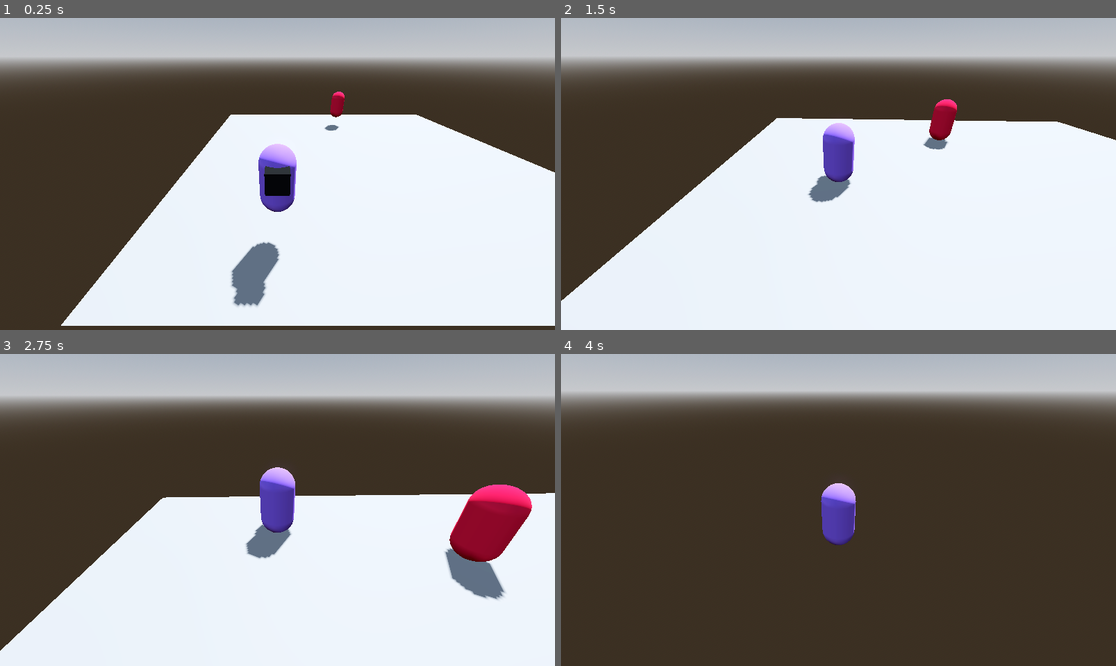
Above: before the commit, frames 1-4 (two rows, left to right).
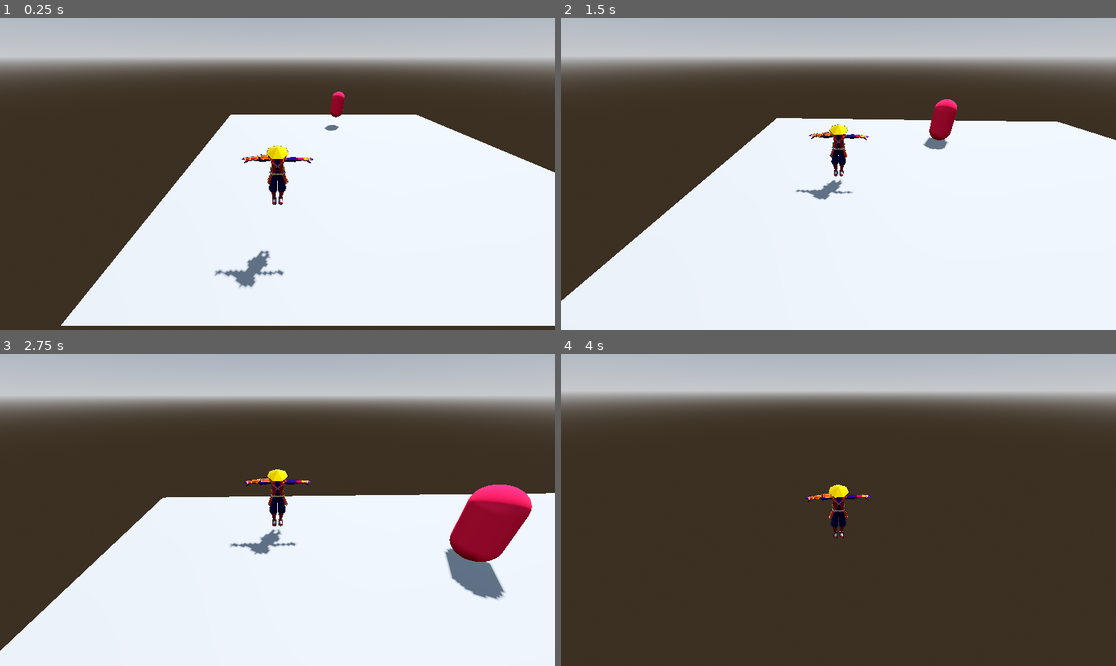
Above: after the commit, the same moments.

Repository: badihaki/samurai-jam
Game: Godot game, scene res://Level/test_room.tscn
Same seed, same stepped clock (60 frames per second), same inputs: the game is played once before the commit and once after it.
Inputs (mouse positions are in pixels of both pictures, inside the frame that each line leads up to):
- Up to frame 1 (0.25 s): no input
- Up to frame 2 (1.5 s): tap Enter (ui_accept) at 0.5, 0.77 s; move the mouse to (866, 174) at 0.52 s; hold W (move_forward) from 0.53 s (still down); click (866, 174) at 0.6 s; move the mouse to (810, 174) at 1.27 s; tap Space (dash) at 1.35 s
- Up to frame 3 (2.75 s): keep holding W (move_forward); tap Enter (ui_accept) at 1.52 s; move the mouse to (288, 503) at 2.02 s; hold F from 2.03 s (still down)
- Up to frame 4 (4 s): keep holding W (move_forward); move the mouse to (832, 516) at 2.77 s; release F at 2.78 s; click (832, 516) at 2.85 s; tap Enter (ui_accept) at 3.02, 3.77 s; move the mouse to (877, 513) at 3.52 s; tap Space (dash) at 3.6 s

The runs differ from the first frame. In frame 1, 2.3% of the frame differs, in the area x 38-57%, y 40-93%; in frame 2, 1.3%; in frame 3, 1.6%; in frame 4, 1.1%.
Error after the commit: Invalid assignment of property or key 'process_mode' with value of type 'int' on a base object of type 'null instance'. (res://Player/Scripts/player.gd:37)

Commit message:
updated player with graphics

Diff:
--- a/Enemies/Grunt/grunt.tscn
+++ b/Enemies/Grunt/grunt.tscn
@@ -28,6 +28,4 @@
 
 [node name="Hurtbox" parent="." node_paths=PackedStringArray("health_component") instance=ExtResource("3_vcysn")]
 transform = Transform3D(1.13701, 0, 0, 0, 1.13701, 0, 0, 0, 1.13701, 0, 0, 0)
-collision_layer = 0
-collision_mask = 2
 health_component = NodePath("../Health")
--- a/Player/player.tscn
+++ b/Player/player.tscn
@@ -1,21 +1,12 @@
-[gd_scene load_steps=10 format=3 uid="uid://2utxrfsifspn"]
+[gd_scene load_steps=7 format=3 uid="uid://2utxrfsifspn"]
 
 [ext_resource type="Script" path="res://Player/Scripts/player.gd" id="1_41eiw"]
 [ext_resource type="PackedScene" uid="uid://cwnxodqn55xva" path="res://Systems/Health/health.tscn" id="2_mov1t"]
+[ext_resource type="PackedScene" uid="uid://cuy6ybhwt7q17" path="res://Player/Graphics/Samurai_with_Sword_swing.glb" id="2_weltm"]
 [ext_resource type="PackedScene" uid="uid://bqjng2p0r10hq" path="res://Systems/Hurbox/hurtbox.tscn" id="3_1o21t"]
 [ext_resource type="PackedScene" uid="uid://bp6r7yognhkhm" path="res://Systems/Hitbox/hitbox.tscn" id="4_x7v3s"]
 
 [sub_resource type="CapsuleShape3D" id="CapsuleShape3D_aw8oj"]
-
-[sub_resource type="CapsuleMesh" id="CapsuleMesh_j3fcu"]
-
-[sub_resource type="StandardMaterial3D" id="StandardMaterial3D_w6r86"]
-albedo_color = Color(0.52549, 0.376471, 0.941176, 1)
-
-[sub_resource type="BoxMesh" id="BoxMesh_enjmc"]
-
-[sub_resource type="StandardMaterial3D" id="StandardMaterial3D_eahim"]
-albedo_color = Color(0, 0, 0, 1)
 
 [node name="Player" type="CharacterBody3D"]
 script = ExtResource("1_41eiw")
@@ -23,22 +14,13 @@
 [node name="BodyCollider" type="CollisionShape3D" parent="."]
 shape = SubResource("CapsuleShape3D_aw8oj")
 
-[node name="GFX" type="MeshInstance3D" parent="."]
-mesh = SubResource("CapsuleMesh_j3fcu")
-surface_material_override/0 = SubResource("StandardMaterial3D_w6r86")
+[node name="Samurai_with_Sword_swing" parent="." instance=ExtResource("2_weltm")]
+transform = Transform3D(0.9951, 0, 0, 0, 0.9951, 0, 0, 0, 0.9951, 0, -0.744766, 0)
 
-[node name="MeshInstance3D" type="MeshInstance3D" parent="GFX"]
-transform = Transform3D(0.598565, 0, 0, 0, 0.598565, 0, 0, 0, 0.598565, 0, 0.317, 0.5)
-mesh = SubResource("BoxMesh_enjmc")
-surface_material_override/0 = SubResource("StandardMaterial3D_eahim")
-
-[node name="Hitbox" parent="GFX" instance=ExtResource("4_x7v3s")]
+[node name="Hitbox" parent="Samurai_with_Sword_swing" instance=ExtResource("4_x7v3s")]
 transform = Transform3D(1, 0, 0, 0, 1, 0, 0, 0, 1, 0, 0, 0.98348)
 
 [node name="Health" parent="." instance=ExtResource("2_mov1t")]
-current_health = 10
 
 [node name="Hurtbox" parent="." node_paths=PackedStringArray("health_component") instance=ExtResource("3_1o21t")]
-collision_layer = 0
-collision_mask = 2
 health_component = NodePath("../Health")
--- a/Systems/Health/health.gd
+++ b/Systems/Health/health.gd
@@ -1,4 +1,3 @@
-@tool
 class_name Health
 
 extends Node
@@ -12,6 +11,7 @@
 # Called when the node enters the scene tree for the first time.
 func _ready() -> void:
 	current_health = max_health
+
 	if owner.has_method("Die"):
 		connect("entity_died", owner.Die)
 	else:
--- a/Systems/Hurbox/hurtbox.gd
+++ b/Systems/Hurbox/hurtbox.gd
@@ -1,5 +1,3 @@
-@tool
-
 class_name Hurtbox
 
 extends Area3D
Binary file added: Player/Graphics/Samurai_with_Sword_swing.glb
Not shown, added: Player/Graphics/Samurai_with_Sword_swing.glb.import
Binary file added: Player/Graphics/Samurai_with_Sword_swing_Samurai Body2.png
Not shown, added: Player/Graphics/Samurai_with_Sword_swing_Samurai Body2.png.import
Binary file added: Player/Graphics/Samurai_with_Sword_swing_Samurai Head2.png
Not shown, added: Player/Graphics/Samurai_with_Sword_swing_Samurai Head2.png.import
